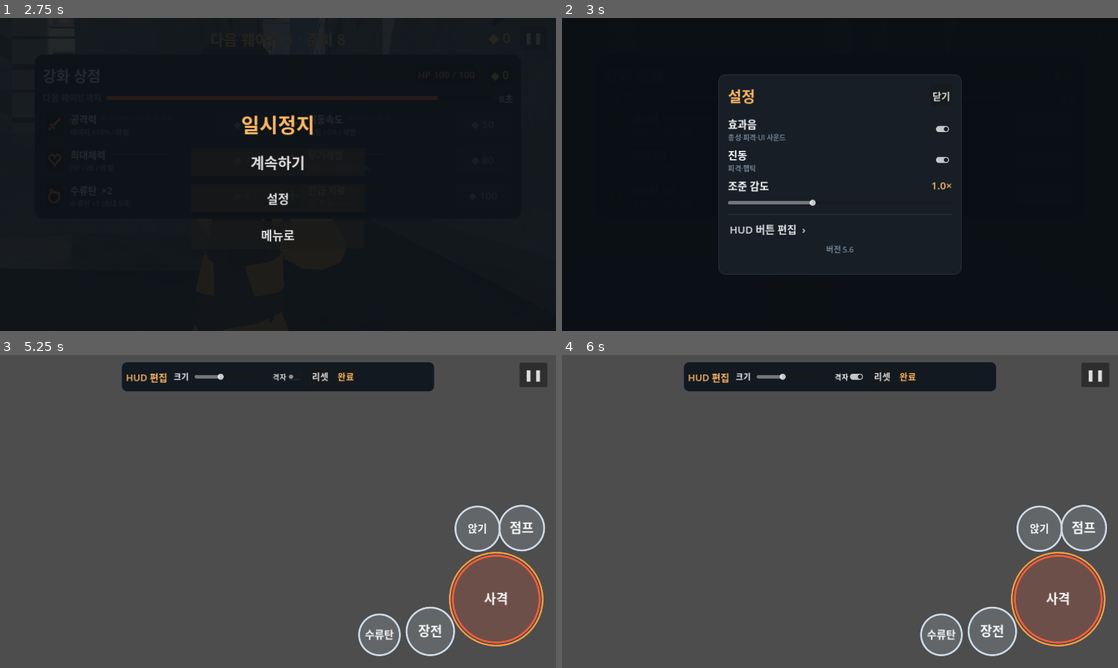
Above: before the commit, frames 1-4 (two rows, left to right).
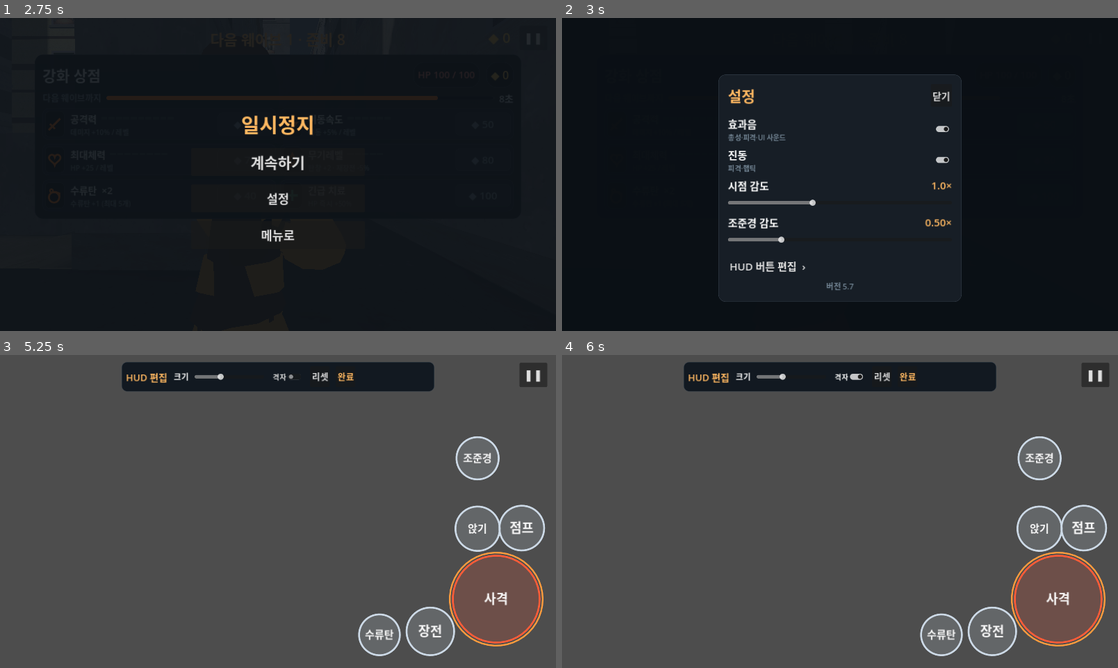
Above: after the commit, the same moments.

Repository: jjongjjongs/Reborn
Game: Godot game, scene res://Main.tscn
Two runs of this game, one before a commit and one after it. Both use one fixed random seed, a clock stepped at 60 frames per second and the inputs below. This scene is started directly instead of the project's main scene.
Inputs:
- Up to frame 1 (2.75 s): click "❚❚" at 0.5 s; click "계속하기" at 1.25 s; click "❚❚" at 2 s
- Up to frame 2 (3 s): click "설정" at 2.75 s
- Up to frame 3 (5.25 s): click "HUD 버튼 편집 ›" at 3.5 s; click "❚❚" at 4.25 s; click "계속하기" at 5 s
- Up to frame 4 (6 s): click "격자" at 5.75 s

Frame 1 is identical in both runs. In frame 2, 1.2% of the frame differs, in the area x 28-72%, y 52-91%; in frame 3, 0.9%; in frame 4, 0.9%.

Commit message:
HUD editor shows (and lets you place/resize) the scope key; separate scope sensitivity setting (0.2-1.5x, default 0.5x, applied while looking through a scope); general sensitivity renamed 시점 감도, v58
Co-Authored-By: Claude Opus 5.5 <noreply@anthropic.com>
Claude-Session: https://claude.ai/code/session_017gCHGQkLFHx2VS6S1QuV14

Diff:
--- a/game/controls.gd
+++ b/game/controls.gd
@@ -82,6 +82,7 @@
 var sfx_on: bool = true
 var vibrate_on: bool = true
 var look_sens: float = 1.0      # 0.4 .. 2.0 multiplier
+var scope_sens: float = 0.5     # 0.2 .. 1.5 extra multiplier while looking through a scope
 var left_handed: bool = false
 var hud_layout: Dictionary = {}
 # default button layout (fractions of the screen + size scale), taken from the
@@ -205,6 +206,7 @@
 		sfx_on = bool(data.get("sfx_on", true))
 		vibrate_on = bool(data.get("vibrate_on", true))
 		look_sens = clampf(float(data.get("look_sens", 1.0)), 0.4, 2.0)
+		scope_sens = clampf(float(data.get("scope_sens", 0.5)), 0.2, 1.5)
 		left_handed = bool(data.get("left_handed", false))
 		var lo = data.get("loadout", [])
 		if typeof(lo) == TYPE_ARRAY and lo.size() == 3:
@@ -229,7 +231,7 @@
 	f.store_string(JSON.stringify({
 		"best_wave": best_wave, "best_kills": best_kills, "best_time": best_time,
 		"sfx_on": sfx_on, "vibrate_on": vibrate_on,
-		"look_sens": look_sens, "left_handed": left_handed,
+		"look_sens": look_sens, "scope_sens": scope_sens, "left_handed": left_handed,
 		"hud_layout": hud_layout, "loadout": loadout,
 		"bot_diff": bot_diff, "sel_map": sel_map, "layout_v": 2,
 	}))
--- a/game/hud_editor.gd
+++ b/game/hud_editor.gd
@@ -1,6 +1,7 @@
 extends Control
 ## HUD button layout editor. Grid overlay + drag to move + size slider.
-## Edits fire/jump/reload (move stick stays dynamic). Saves fractions to
+## Edits fire/jump/reload/crouch/nade/scope (move stick stays dynamic; the scope
+## key only shows in play with a scoped weapon, but is always placeable here). Saves fractions to
 ## Controls.hud_layout. Launched from Settings; returns to the menu.
 
 const BASE := {"fire": 100.0, "jump": 66.0, "reload": 66.0, "crouch": 58.0, "nade": 58.0, "scope": 54.0}
@@ -114,7 +115,7 @@
 		draw_line(Vector2(0, y), Vector2(size.x, y), gc, 1.0)
 		y += step
 	# buttons
-	for key in ["nade", "crouch", "reload", "jump", "fire"]:
+	for key in ["scope", "nade", "crouch", "reload", "jump", "fire"]:
 		var c := _center(key)
 		var r := _radius(key)
 		var tint := Color(1.0, 0.36, 0.22) if key == "fire" else Color(0.8, 0.85, 0.9)
--- a/game/player.gd
+++ b/game/player.gd
@@ -196,6 +196,7 @@
 			visible = true
 	# look
 	var l := Controls.consume_look()
+	if scope_k > 0.5: l *= Controls.scope_sens      # own sensitivity through the scope
 	aim_yaw -= l.x
 	var nade_now := Controls.nade_aiming and Controls.grenades > 0
 	if nade_now and not _nade_was:
--- a/game/project.godot
+++ b/game/project.godot
@@ -4,8 +4,8 @@
 [application]
 
 config/name="스페셜솔져 리본"
-config/version="5.6"
-config/build_code=57
+config/version="5.7"
+config/build_code=58
 run/main_scene="res://Menu.tscn"
 config/icon="res://icon.svg"
 config/quit_on_go_back=false
--- a/game/settings.gd
+++ b/game/settings.gd
@@ -4,6 +4,7 @@
 
 var _sheet: Control
 var _sens_val: Label
+var _ssens_val: Label
 
 func _ready() -> void:
 	layer = 95
@@ -62,7 +63,7 @@
 	# sensitivity
 	var srow := VBoxContainer.new()
 	var sh := HBoxContainer.new()
-	var sl := Label.new(); sl.text = "조준 감도"; sl.add_theme_font_size_override("font_size", 24)
+	var sl := Label.new(); sl.text = "시점 감도"; sl.add_theme_font_size_override("font_size", 24)
 	sl.size_flags_horizontal = Control.SIZE_EXPAND_FILL
 	sh.add_child(sl)
 	_sens_val = Label.new(); _sens_val.add_theme_font_size_override("font_size", 24)
@@ -76,6 +77,23 @@
 		Controls.look_sens = val; _sens_val.text = "%.1f×" % val; Controls.save_settings())
 	srow.add_child(slider)
 	v.add_child(srow)
+	# scope sensitivity (applies while looking through the sniper scope)
+	var srow2 := VBoxContainer.new()
+	var sh2 := HBoxContainer.new()
+	var sl2 := Label.new(); sl2.text = "조준경 감도"; sl2.add_theme_font_size_override("font_size", 24)
+	sl2.size_flags_horizontal = Control.SIZE_EXPAND_FILL
+	sh2.add_child(sl2)
+	_ssens_val = Label.new(); _ssens_val.add_theme_font_size_override("font_size", 24)
+	_ssens_val.add_theme_color_override("font_color", Color(1.0, 0.72, 0.38))
+	sh2.add_child(_ssens_val)
+	srow2.add_child(sh2)
+	var slider2 := HSlider.new()
+	slider2.min_value = 0.2; slider2.max_value = 1.5; slider2.step = 0.05; slider2.value = Controls.scope_sens
+	slider2.custom_minimum_size = Vector2(0, 34)
+	slider2.value_changed.connect(func(val: float) -> void:
+		Controls.scope_sens = val; _ssens_val.text = "%.2f×" % val; Controls.save_settings())
+	srow2.add_child(slider2)
+	v.add_child(srow2)
 	v.add_child(_sep())
 
 	var he := Button.new(); he.text = "HUD 버튼 편집  ›"; he.focus_mode = Control.FOCUS_NONE
@@ -103,6 +121,8 @@
 func _sync() -> void:
 	if _sens_val:
 		_sens_val.text = "%.1f×" % Controls.look_sens
+	if _ssens_val:
+		_ssens_val.text = "%.2f×" % Controls.scope_sens
 
 func _toggle(title: String, sub: String, on: bool, cb: Callable) -> Control:
 	var row := HBoxContainer.new()
Not shown, changed: game/export_presets.cfg
